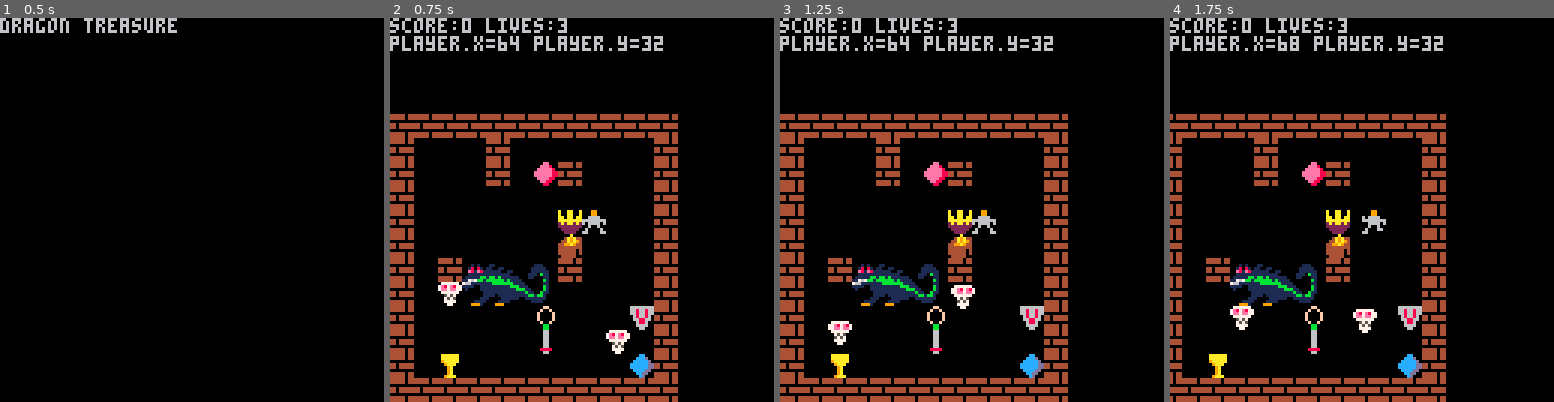
Above: before the commit, frames 1-4 (left to right).
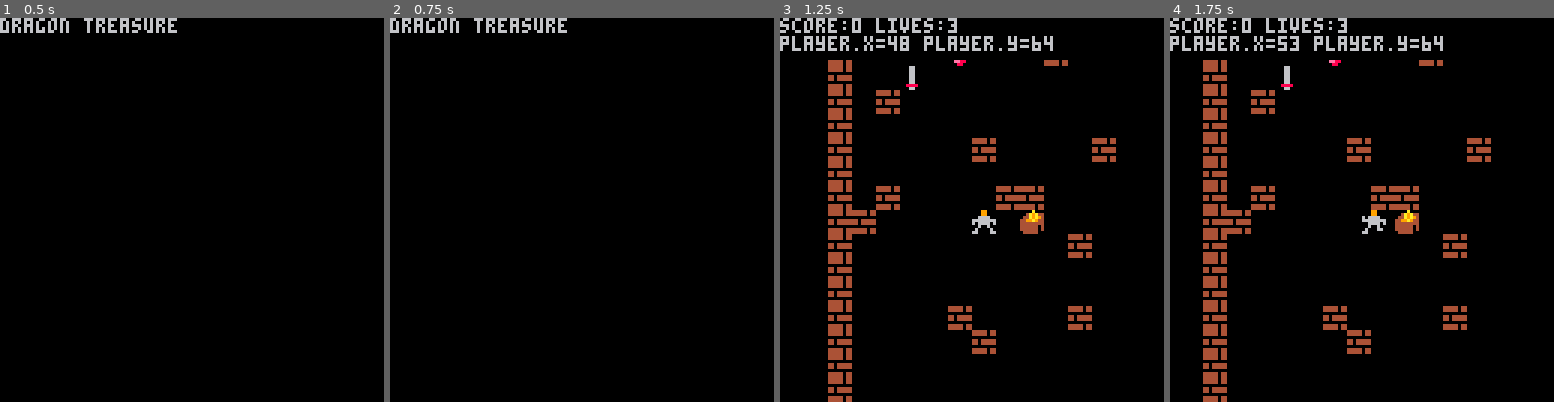
Above: after the commit, the same moments.

Repository: HNE74/pico8
Game: PICO-8 cartridge dtreasure/dtreasure.p8
Two runs of this game, one before a commit and one after it. Both use one fixed random seed, a clock stepped at 60 frames per second and the inputs below.
Inputs:
- Up to frame 1 (0.5 s): tap X (X key) at 0.33 s
- Up to frame 2 (0.75 s): tap O (Z key) at 0.7 s
- Up to frame 3 (1.25 s): tap X (X key) at 1.07 s
- Up to frame 4 (1.75 s): hold Right from 1.6 s (still down); tap O (Z key) at 1.7 s

Frame 1 is identical in both runs. In frame 2, 18% of the frame differs, in the area x 0-75%, y 0-100%; in frame 3, 22%, in the area x 0-88%, y 4-100%; in frame 4, 20%.

Commit message:
skull hit animation

Diff:
--- a/dtreasure/dtreasure.p8
+++ b/dtreasure/dtreasure.p8
@@ -7,6 +7,7 @@
 end
 
 function init_run()
+  game.level=1
   create_world()
   create_tiles()
   create_dragon(300,1,1)
@@ -80,9 +81,9 @@
   world.xcam=0
   world.ycam=0
   world.tiles={}
-  world.width=12
-  world.height=12
-  world.obstacles=5
+  world.width=25
+  world.height=25
+  world.obstacles=20
 
   for y=1,world.height do
     world[y]={}
@@ -137,6 +138,7 @@
 
 function create_skulls()
   skulls={}
+  hitskulls={}
   for l=1,game.level+1 do
   		add(skulls, create_skull())
   end
@@ -156,7 +158,6 @@
 end
 
 function create_sword_tile()
-  printh("swt")
   local tp=nil
   local drcol,scol=true,true
   while drcol or scol or tp==nil or tp.value~=0 do
@@ -165,11 +166,9 @@
     scol=false
     for s in all(skulls) do
       scol=intersect(tp,s)
-      printh(scol)
       if scol then break end
     end
   end
-  printh("done swt")
 
   tp.value=8
   tp.sprite=fetch_tileval_sprite(tp.value)
@@ -244,8 +243,8 @@
   skull.sprite=skull.minsprite
   skull.aframe=5
   skull.fcount=0
-  skull.xd=flr(rnd(1))-1
-  skull.yd=flr(rnd(1))-1
+  skull.xd=(flr(rnd(1))-1)*1.2
+  skull.yd=(flr(rnd(1))-1)*1.2
 
   init_skull_startpos(skull)
   return skull
@@ -373,6 +372,21 @@
   dead.cnt=0
 end
 
+function create_hit_skull(skull)
+  local hitskull={}
+  hitskull.w,hitskull.h=8,8
+  hitskull.xp=skull.xp
+  hitskull.yp=skull.yp
+  hitskull.sprite=50
+  hitskull.minsprite=50
+  hitskull.maxsprite=52
+  hitskull.aframe=10
+  hitskull.fcount=0
+  hitskull.cnt=0
+
+  return hitskull
+end
+
 function create_dragon(fireprob,maincolor,maxhits)
   dragon={}
   dragon.w=32
@@ -506,6 +520,10 @@
   for s in all(skulls) do
     spr(s.sprite,s.xp,s.yp)
   end
+
+  for s in all(hitskulls) do
+    spr(s.sprite,s.xp,s.yp)
+  end
 end
 
 function draw_dragon()
@@ -614,6 +632,10 @@
     player.shielddrawn=false
   end
 
+  if player.hassword and player.sworddrawn then
+    check_skull_hit()
+  end
+
   if player.hassword and
      not b4 and b5 and game.state==game.states["run"] then
     player.sword=create_sword(player.swordpos)
@@ -636,11 +658,31 @@
 
   update_dragon_fire()
   update_skulls()
+  update_hit_skulls()
+end
+
+function update_hit_skulls()
+  for s in all(hitskulls) do
+    animate_object(s)
+    s.cnt+=1
+    if s.cnt>29 then
+      del(hitskulls,s)
+    end
+  end
+end
+
+function check_skull_hit()
+  for s in all(skulls) do
+    if intersect(player.sword,s) then
+      del(skulls,s)
+      local hitskull=create_hit_skull(s)
+      add(hitskulls,hitskull)
+      player.score+=25
+    end
+  end
 end
 
 function check_dragon_hit()
-  if player==nil or player.sword==nil or dragon==nil then
-  end
   if intersect(player.sword,dragon) then
     dragon.hits+=1
     game.bgcolor=4
@@ -680,8 +722,8 @@
   s.xp-=s.xd
   s.yp-=s.yd
   repeat
-    s.xd=-1+flr(rnd(3))
-    s.yd=-1+flr(rnd(3))
+    s.xd=(-1+flr(rnd(3)))*1.2
+    s.yd=(-1+flr(rnd(3)))*1.2
   until s.xd~=0 or s.yd~=0
 end
 
@@ -872,14 +914,14 @@
 000000333000033333300333333300000090a8090000080900000000000000000000000000000000000000000000000000000000000000000000000000000000
 000033330000333300000003333000000808a0a0089000000090a000000000000000000000000000000000000000000000000000000000000000000000000000
 000999300009990000000000000000000a000a0000000a0000000000000000000000000000000000000000000000000000000000000000000000000000000000
-07777770077777700000000000000000000000000000000000000000000000000000000000000000000000000000000000000000000000000000000000000000
-7e87e87777e87e870000000000000000000000000000000000000000000000000000000000000000000000000000000000000000000000000000000000000000
-7ee7ee7777ee7ee70000000000000000000000000000000000000000000000000000000000000000000000000000000000000000000000000000000000000000
-07777770077777700000000000000000000000000000000000000000000000000000000000000000000000000000000000000000000000000000000000000000
-00575700007575000000000000000000000000000000000000000000000000000000000000000000000000000000000000000000000000000000000000000000
-00757500005757000000000000000000000000000000000000000000000000000000000000000000000000000000000000000000000000000000000000000000
-00777700007777000000000000000000000000000000000000000000000000000000000000000000000000000000000000000000000000000000000000000000
-00077000000770000000000000000000000000000000000000000000000000000000000000000000000000000000000000000000000000000000000000000000
+07777770077777700007000700000700000000000000000000000000000000000000000000000000000000000000000000000000000000000000000000000000
+7e87e87777e87e870000000007000000070000000000000000000000000000000000000000000000000000000000000000000000000000000000000000000000
+7ee7ee7777ee7ee70707070000000000000007000000000000000000000000000000000000000000000000000000000000000000000000000000000000000000
+07777770077777700000007000070070000000000000000000000000000000000000000000000000000000000000000000000000000000000000000000000000
+00575700007575000007000007000700000000000000000000000000000000000000000000000000000000000000000000000000000000000000000000000000
+00757500005757000700000000000000007007000000000000000000000000000000000000000000000000000000000000000000000000000000000000000000
+00777700007777000070070000070070000000000000000000000000000000000000000000000000000000000000000000000000000000000000000000000000
+00077000000770007000707007000000000070000000000000000000000000000000000000000000000000000000000000000000000000000000000000000000
 
 
 
